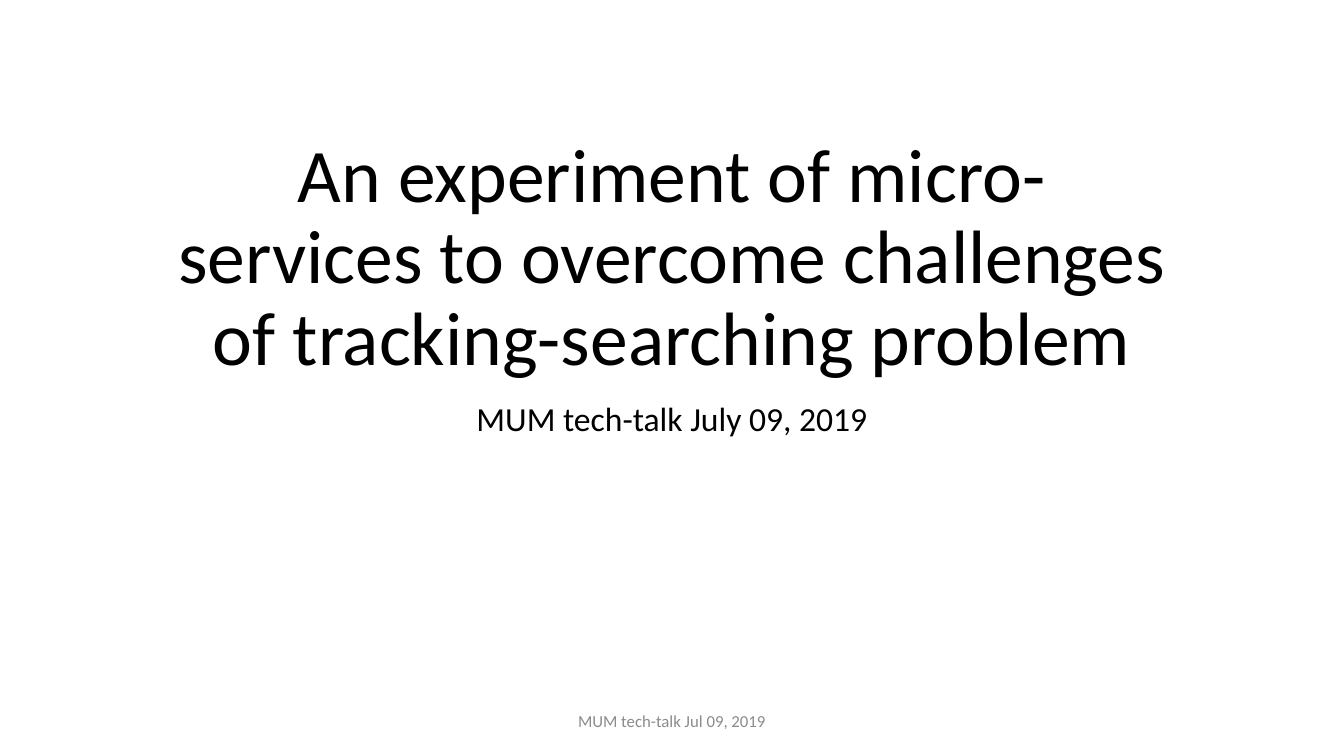
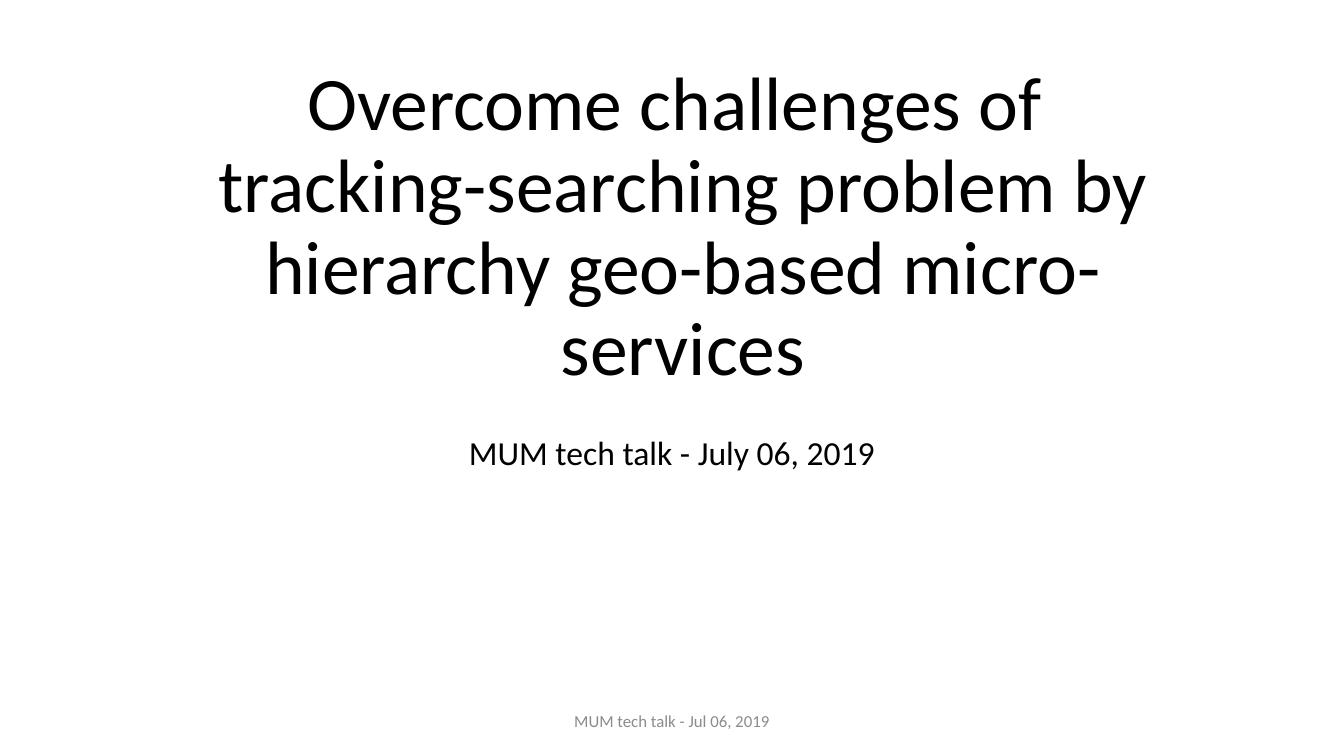
Before and after one commit to nghianghesi/hms, a slide deck: slide 1 of slide.pptx. Drawn at 1344x756 pixels with LibreOffice and Linux fonts; fonts in the diff are those of the drawing. Boxes give left, top, right and bottom in pixels: in the first picture for what was removed or moved away, otherwise in the second. Text is boxed around its words. In the diff, an @@ line names an element or a change of style, - is before the commit and + after.

```diff
--- a/slide.pptx
+++ b/slide.pptx
@@ title at box(218, 77, 1147, 376): text changed @@
-An experiment of micro-services to overcome challenges of tracking-searching problem
+Overcome challenges of
+tracking-searching problem by hierarchy geo-based micro-services
@@ subtitle at box(469, 441, 875, 471): text changed @@
-MUM tech-talk July 09, 2019
+MUM tech talk - July 06, 2019
@@ text at box(574, 715, 769, 729): text changed @@
-MUM tech-talk Jul 09, 2019
+MUM tech talk - Jul 06, 2019
```
Also in this commit, not shown: 8 other slides changed, 19 slides added.
